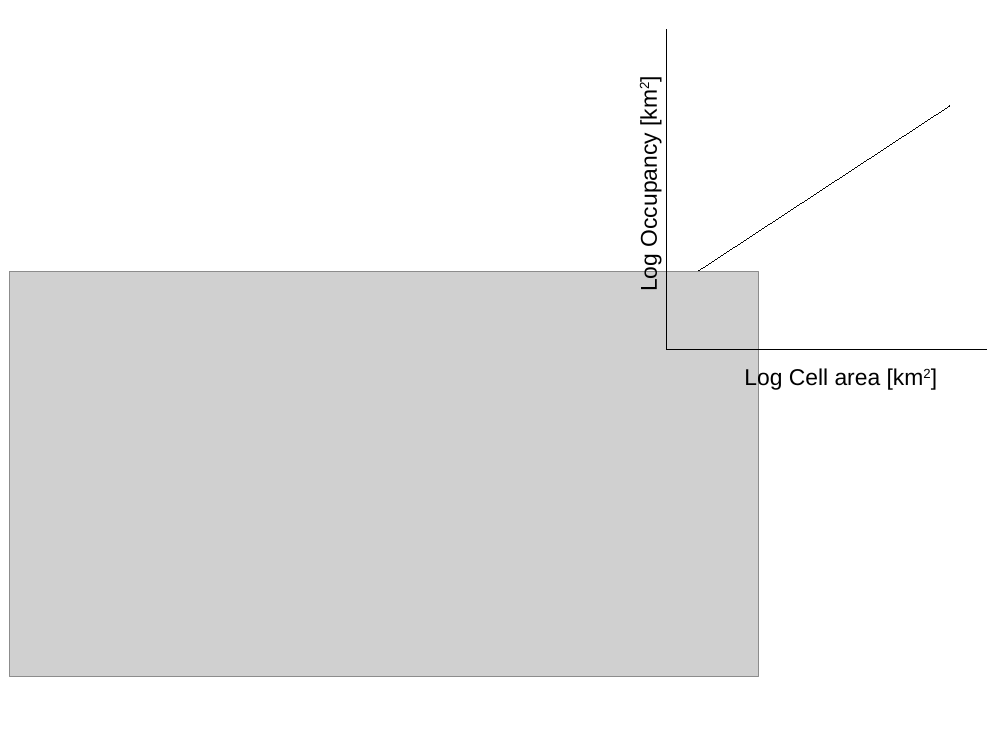
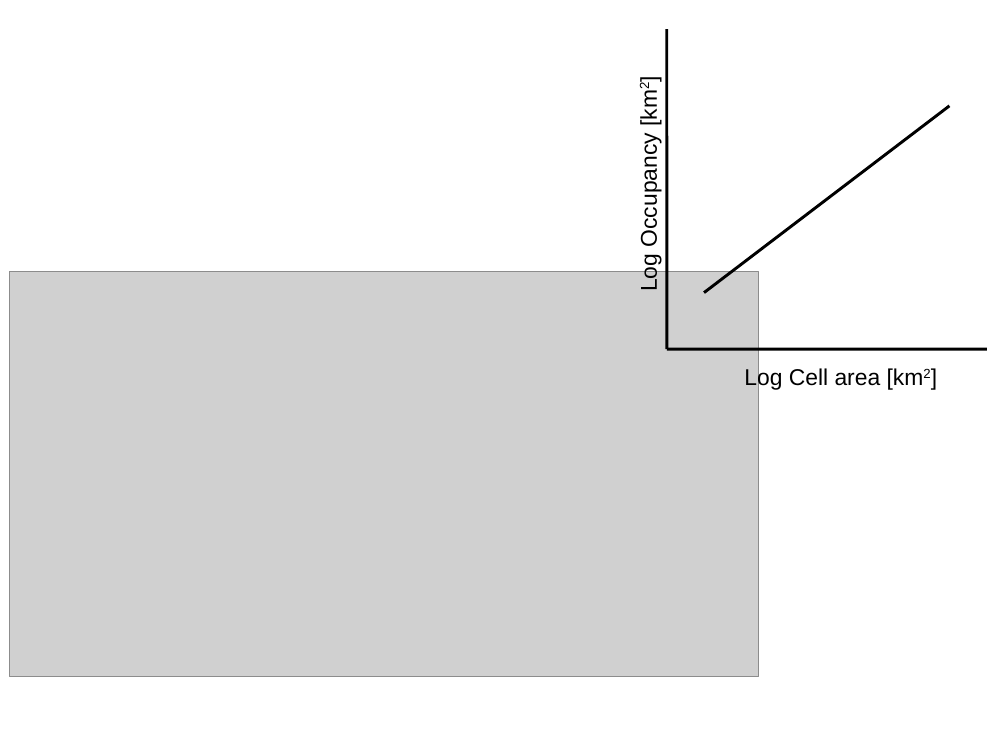
Before and after one commit to petrkeil/Teaching_Halle_2018, a slide deck: slide 3 of presentations/2_occupancy_range_aggregation_fractals.odp. Drawn at 1008x756 pixels with LibreOffice and Linux fonts; fonts in the diff are those of the drawing; grey boxes stand for pictures. Boxes give left, top, right and bottom in pixels: in the first picture for what was removed or moved away, otherwise in the second. Text is boxed around its words. In the diff, an @@ line names an element or a change of style, - is before the commit and + after.

```diff
--- a/presentations/2_occupancy_range_aggregation_fractals.odp
+++ b/presentations/2_occupancy_range_aggregation_fractals.odp
@@ line (667, 29) - (667, 349): stroke #000000 0 pt to #000000 2.3 pt @@
@@ line moved from (699, 271) - (949, 106) to (704, 293) - (949, 106) @@
@@ line (704, 293) - (949, 106): stroke #000000 0 pt to #000000 2.3 pt @@
@@ line (987, 349) - (667, 349): stroke #000000 0 pt to #000000 2.3 pt @@
```
Also in this commit, not shown: 1 other slide changed, 1 slide added, 4 other files.
